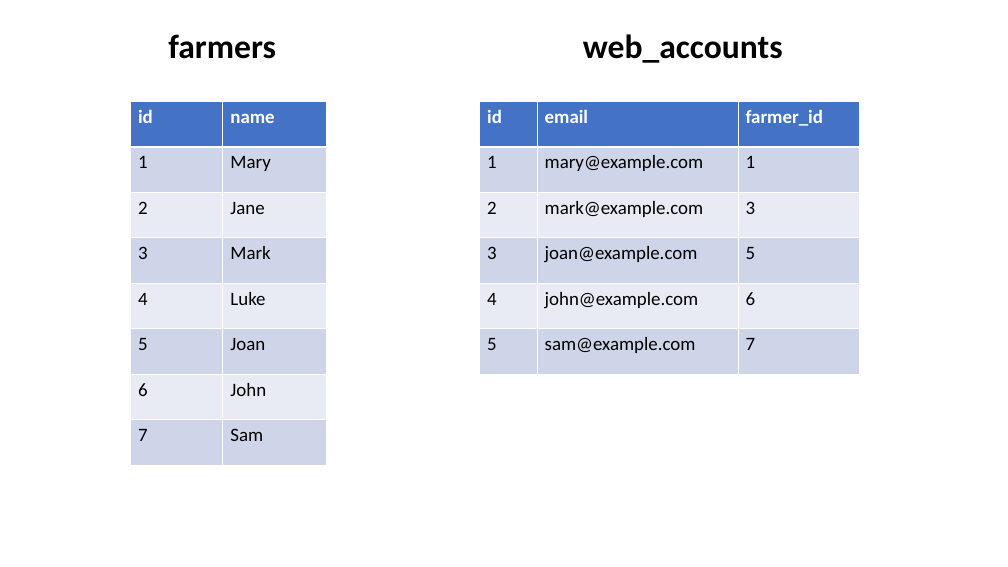
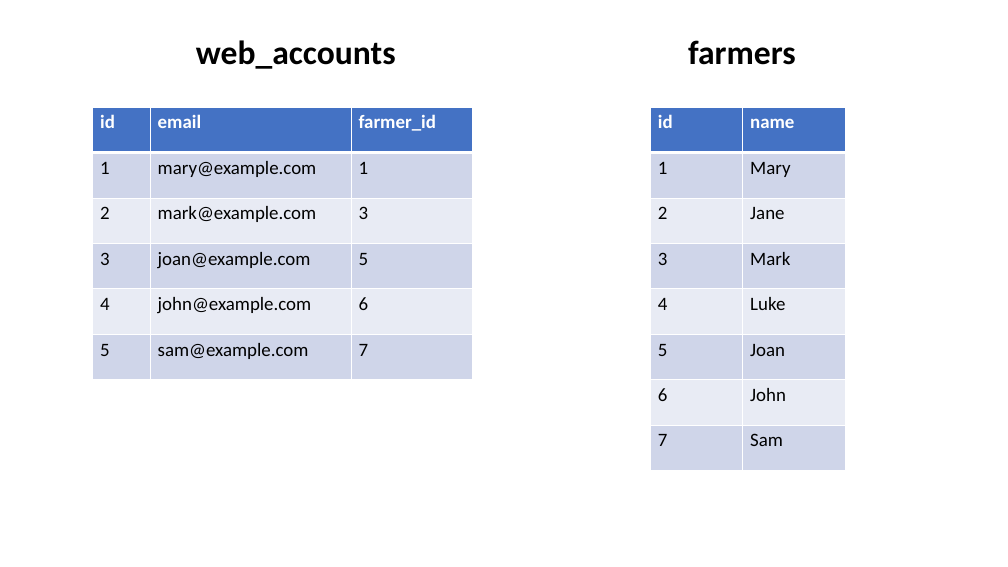
Before and after one commit to stats4sd/Installation-Guides, a slide deck: slide 1 of assets/images/relationships/source-tables.pptx. Drawn at 1008x567 pixels with LibreOffice and Linux fonts; fonts in the diff are those of the drawing. Boxes give left, top, right and bottom in pixels: in the first picture for what was removed or moved away, otherwise in the second. Text is boxed around its words. In the diff, an @@ line names an element or a change of style, - is before the commit and + after.

```diff
--- a/assets/images/relationships/source-tables.pptx
+++ b/assets/images/relationships/source-tables.pptx
@@ text "web_accounts": place and size @@
-text "web_accounts" at (583,34,783,63)
+text "web_accounts" at (196,40,396,69)
@@ text "farmers": place and size @@
-text "farmers" at (168,34,276,59)
+text "farmers" at (688,40,796,65)
@@ table: place and size @@
-table at (479,101,860,374)
+table at (93,107,473,380)
@@ table: place and size @@
-table at (131,101,327,465)
+table at (650,107,846,471)
```
Also in this commit, not shown: 1 other slide changed, 1 slide removed, 7 other files.
